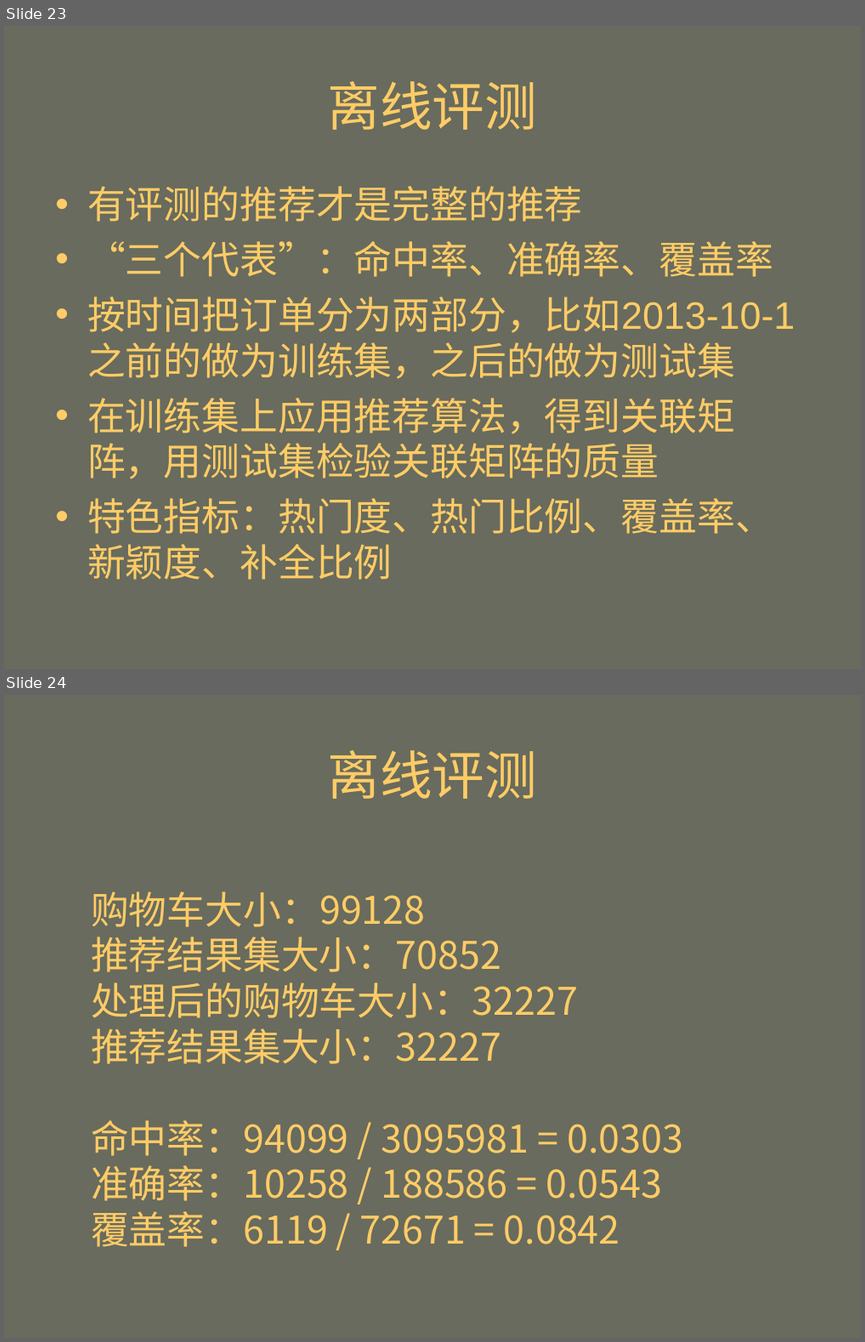
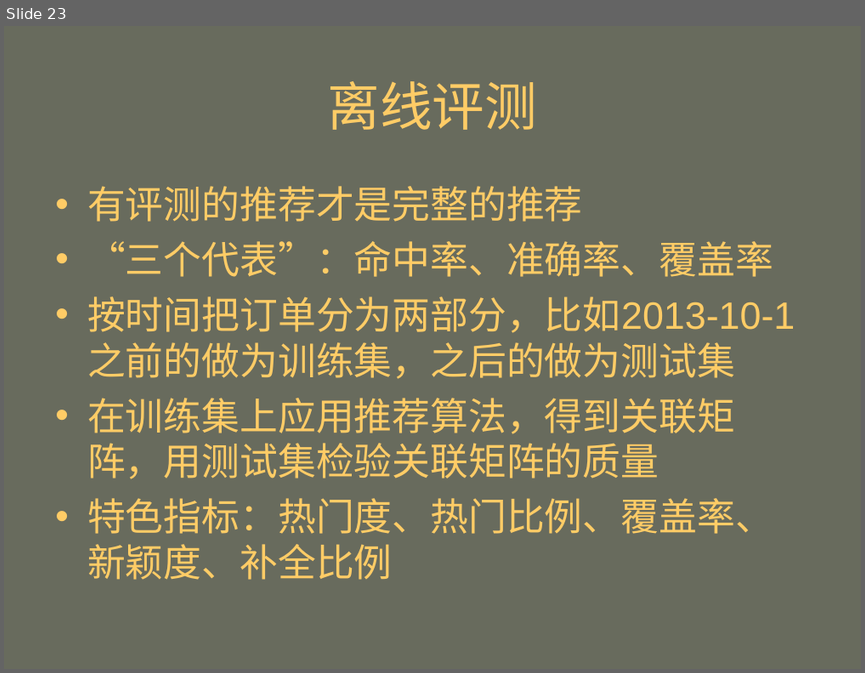
Before and after one commit to mahengyang/code, a slide deck: puffin/个性化推荐.ppt. Shown one above the other, each under a label of ours: slides 23 and 24 before the commit, slide 23 after it. The pictures are 865x1342 and 865x673 pixels, drawn with LibreOffice and Linux fonts; fonts in the diff are those of the drawing. Boxes give left, top, right and bottom in pixels: in the first picture for what was removed or moved away, otherwise in the second. Text is boxed around its words. In the diff, an @@ line names an element or a change of style, - is before the commit and + after.

```diff
--- a/puffin/个性化推荐.ppt
+++ b/puffin/个性化推荐.ppt
@@ slide 24 removed at (x1=4, y1=695, x2=861, y2=1338), background #686B5D @@
@@ title removed at (x1=328, y1=750, x2=537, y2=799) @@
-离线评测
@@ text removed at (x1=91, y1=891, x2=683, y2=1247) @@
-购物车大小：99128
-推荐结果集大小：70852
-处理后的购物车大小：32227
-推荐结果集大小：32227
-命中率：94099 / 3095981 = 0.0303
-准确率：10258 / 188586 = 0.0543
-覆盖率：6119 / 72671 = 0.0842
```
Also in this commit, not shown: 8 slides changed, 3 slides added, 2 other slides removed, 2 other files.
